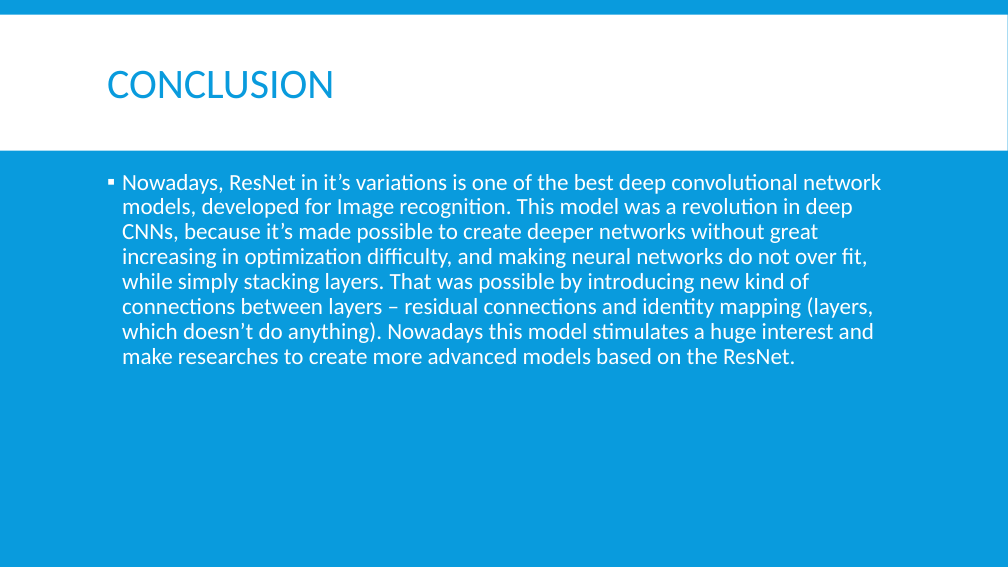
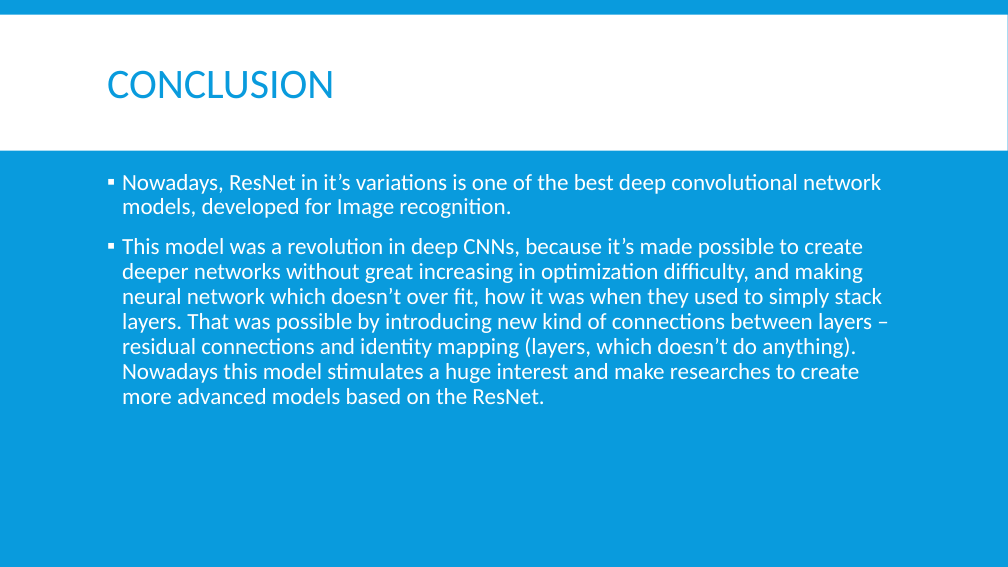
Before and after one commit to NikitaMarushkai/NeuralNetworks, a slide deck: slide 7 of keras_and_object_detection_practice_4/ResNet50_Marushkai.pptx. Drawn at 1008x567 pixels with LibreOffice and Linux fonts; fonts in the diff are those of the drawing. Boxes give left, top, right and bottom in pixels: in the first picture for what was removed or moved away, otherwise in the second. Text is boxed around its words. In the diff, an @@ line names an element or a change of style, - is before the commit and + after.

Commit message:
Modified model_comparision

```diff
--- a/keras_and_object_detection_practice_4/ResNet50_Marushkai.pptx
+++ b/keras_and_object_detection_practice_4/ResNet50_Marushkai.pptx
@@ text at (122,174,882,404): text changed @@
-▪ Nowadays, ResNet in it’s variations is one of the best deep convolutional network models, developed for Image recognition. This model was a revolution in deep CNNs, because it’s made possible to create deeper networks without great increasing in optimization difficulty, and making neural networks do not over fit, while simply stacking layers. That was possible by introducing new kind of connections between layers – residual connections and identity mapping (layers, which doesn’t do anything). Nowadays this model stimulates a huge interest and make researches to create more advanced models based on the ResNet.
+▪ Nowadays, ResNet in it’s variations is one of the best deep convolutional network models, developed for Image recognition.
+▪ This model was a revolution in deep CNNs, because it’s made possible to create deeper networks without great increasing in optimization difficulty, and making neural network which doesn’t over fit, how it was when they used to simply stack layers. That was possible by introducing new kind of connections between layers – residual connections and identity mapping (layers, which doesn’t do anything). Nowadays this model stimulates a huge interest and make researches to create more advanced models based on the ResNet.
```
Also in this commit, not shown: 13 other files.
